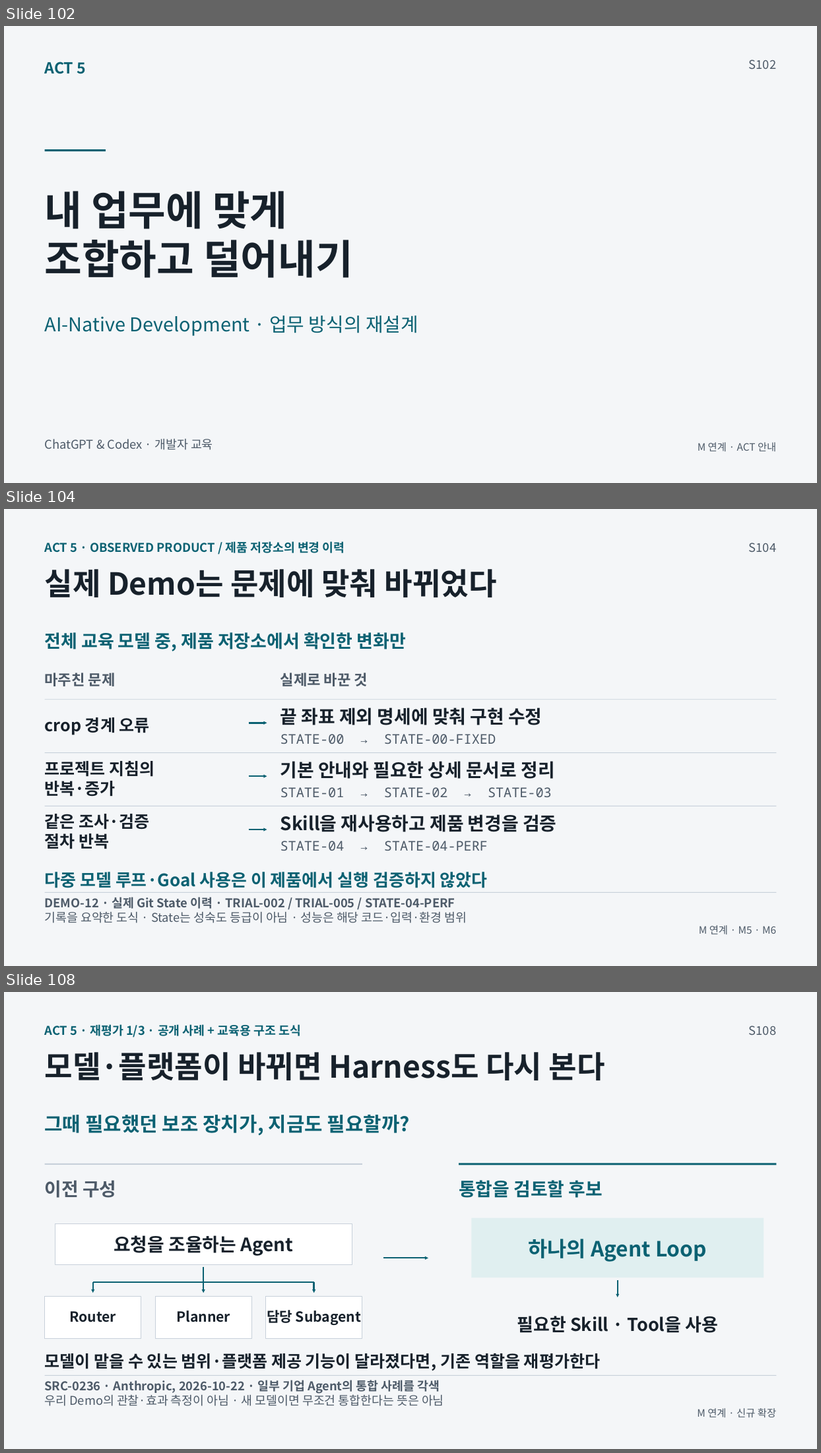
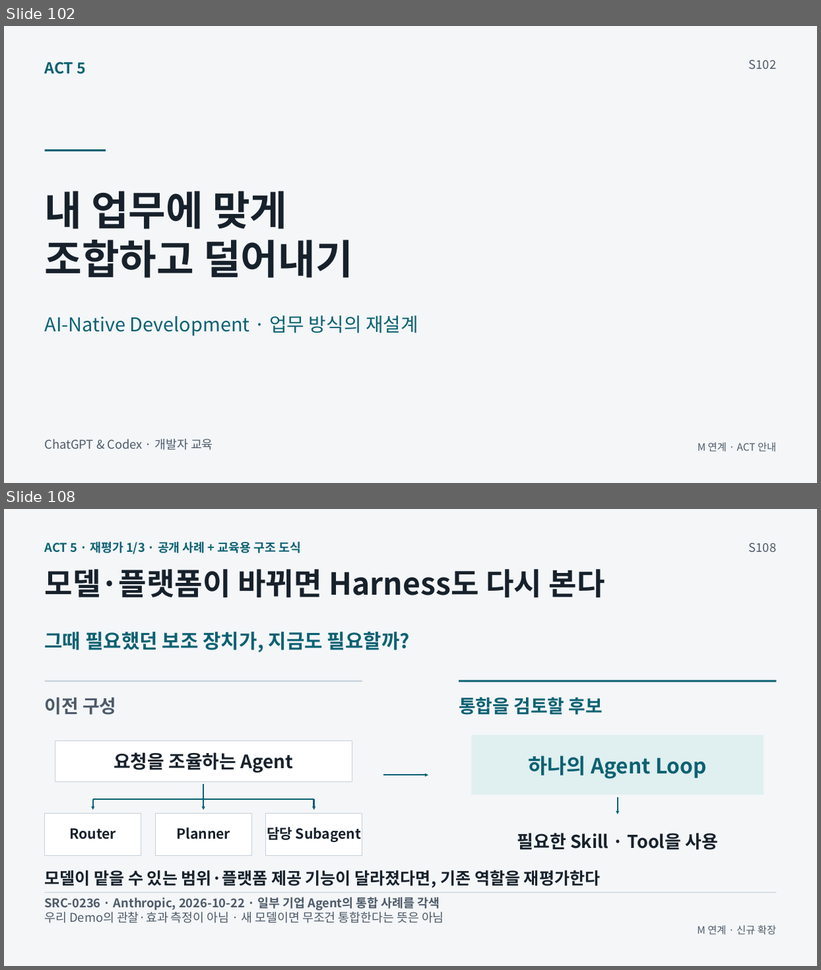
Before and after one commit to GideokKim/ai-dev-training, a slide deck: production/AI_Dev_Training_Full.pptx. Shown one above the other, each under a label of ours: slides 102, 104 and 108 before the commit, slides 102 and 108 after it; the slides between them are not shown. The pictures are 821x1453 and 821x970 pixels, drawn with LibreOffice and Linux fonts; fonts in the diff are those of the drawing. Boxes give left, top, right and bottom in pixels: in the first picture for what was removed or moved away, otherwise in the second. Text is boxed around its words. In the diff, an @@ line names an element or a change of style, - is before the commit and + after.

```diff
--- a/production/AI_Dev_Training_Full.pptx
+++ b/production/AI_Dev_Training_Full.pptx
@@ slide 104 removed at <box>4,509,817,966</box>, background #F4F6F8 @@
@@ text removed at <box>45,541,345,553</box> @@
-ACT 5 · OBSERVED PRODUCT / 제품 저장소의 변경 이력
@@ text removed at <box>749,543,776,552</box> @@
-S104
@@ text removed at <box>45,569,497,597</box> @@
-실제 Demo는 문제에 맞춰 바뀌었다
@@ text removed at <box>45,632,406,652</box> @@
-전체 교육 모델 중, 제품 저장소에서 확인한 변화만
@@ text removed at <box>45,673,116,687</box> @@
-마주친 문제
@@ text removed at <box>281,673,368,687</box> @@
-실제로 바꾼 것
@@ line removed from (45, 699) to (777, 699) @@
@@ text removed at <box>45,718,150,735</box> @@
-crop 경계 오류
@@ arrow removed from (249, 723) to (267, 723) @@
@@ text removed at <box>281,708,542,725</box> @@
-끝 좌표 제외 명세에 맞춰 구현 수정
@@ text removed at <box>281,734,496,744</box> @@
-STATE-00 → STATE-00-FIXED
@@ line removed from (45, 753) to (777, 753) @@
@@ text removed at <box>45,761,155,797</box> @@
-프로젝트 지침의
-반복·증가
@@ text removed at <box>281,761,555,779</box> @@
-기본 안내와 필요한 상세 문서로 정리
@@ arrow removed from (249, 777) to (267, 777) @@
@@ text removed at <box>281,788,552,797</box> @@
-STATE-01 → STATE-02 → STATE-03
@@ line removed from (45, 807) to (777, 807) @@
@@ text removed at <box>45,814,149,850</box> @@
-같은 조사·검증
-절차 반복
@@ text removed at <box>281,815,556,832</box> @@
-Skill을 재사용하고 제품 변경을 검증
@@ arrow removed from (249, 830) to (267, 830) @@
@@ text removed at <box>281,841,488,851</box> @@
-STATE-04 → STATE-04-PERF
@@ text removed at <box>45,872,488,889</box> @@
-다중 모델 루프·Goal 사용은 이 제품에서 실행 검증하지 않았다
@@ line removed from (45, 892) to (777, 892) @@
@@ text removed at <box>45,897,455,909</box> @@
-DEMO-12 · 실제 Git State 이력 · TRIAL-002 / TRIAL-005 / STATE-04-PERF
@@ text removed at <box>45,910,467,923</box> @@
-기록을 요약한 도식 · State는 성숙도 등급이 아님 · 성능은 해당 코드·입력·환경 범위
@@ text removed at <box>699,925,776,935</box> @@
-M 연계 · M5 · M6
```
Also in this commit, not shown: 3 slides changed, 2 slides added, 1 other slide removed, 51 other files.
